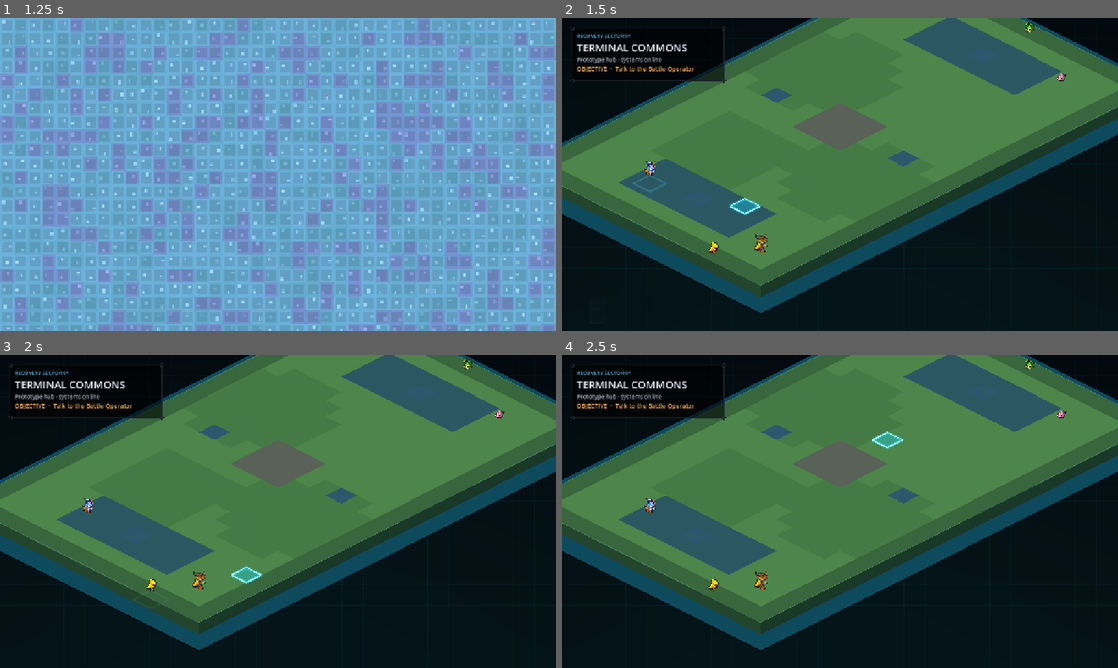
Above: before the commit, frames 1-4 (two rows, left to right).
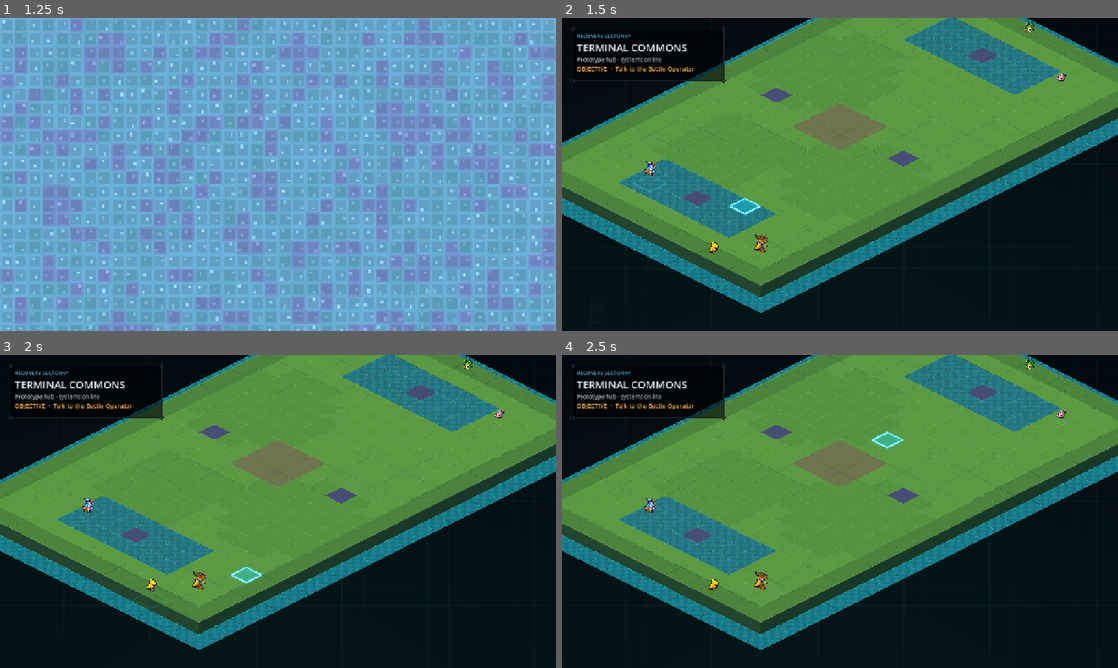
Above: after the commit, the same moments.

Repository: EwertonMendes/DigiGame
Game: Godot game, scene res://scenes/world/hub.tscn
Two runs of this game, one before a commit and one after it. Both use one fixed random seed, a clock stepped at 60 frames per second and the inputs below.
Inputs (mouse positions are in pixels of both pictures, inside the frame that each line leads up to):
- Up to frame 1 (1.25 s): tap Enter (ui_accept) at 0.5, 0.77 s; move the mouse to (400, 158) at 0.52 s; hold Right (ui_right) from 0.53 s (still down); tap Mouse wheel down (wheel_down) at 0.6 s; click (400, 158) at 0.67 s
- Up to frame 2 (1.5 s): release Right (ui_right) at 1.25 s; drag from (728, 190) to (812, 237) at 1.27 s
- Up to frame 3 (2 s): no input
- Up to frame 4 (2.5 s): tap Enter (ui_accept) at 2 s; move the mouse to (895, 442) at 2.02 s; hold Right (ui_right) from 2.03 s (still down); tap Backspace at 2.1 s

Frame 1 is identical in both runs. In frame 2, 32% of the frame differs, in the area x 0-100%, y 0-95%; in frame 3, 32%; in frame 4, 32%.
Error in both runs: Invalid assignment of property or key 'explosiveness_ratio' with value of type 'float' on a base object of type 'CPUParticles2D'. (res://src/battle/DigimonBatt…

Commit message:
fix(web): restore stable battlefield rendering

Diff:
--- a/src/world/DevilsWorkshopField.gd
+++ b/src/world/DevilsWorkshopField.gd
@@ -2,7 +2,6 @@
 class_name DevilsWorkshopField
 
 const ART = preload("res://src/world/DevilsWorkshopArt.gd")
-const SurfaceBatchScript = preload("res://src/world/DevilsWorkshopSurfaceBatch.gd")
 
 const LOWER_LEVEL_OFFSET := 24.0
 const BOARD_SKIRT_DEPTH := 24.0
@@ -27,10 +26,7 @@
 var _transition_tile_index := 0
 var _transition_water_index := 0
 var _transition_water_grids: Array[Vector2i] = []
-var _surface_entries: Array[Dictionary] = []
-var _water_entries: Array[Dictionary] = []
-var _surface_batch: DevilsWorkshopSurfaceBatch = null
-var _water_batch: DevilsWorkshopSurfaceBatch = null
+var _transition_water_root: Node2D = null
 
 
 func _ready() -> void:
@@ -48,13 +44,14 @@
 	_transition_tile_index = 0
 	_transition_water_index = 0
 	_transition_water_grids.clear()
-	_surface_entries.clear()
-	_water_entries.clear()
 	_map_center = _grid_to_raw(Vector2((GRID_SIZE_X - 1) * 0.5, (GRID_SIZE_Y - 1) * 0.5))
 	_create_board_foundation()
 	_create_hover_indicator()
 	tile_map_data.clear()
-	_create_surface_batches()
+
+	_transition_water_root = Node2D.new()
+	_transition_water_root.name = "PerimeterWater"
+	add_child(_transition_water_root)
 
 	for x in range(-1, GRID_SIZE_X + 1):
 		_transition_water_grids.append(Vector2i(x, -1))
@@ -64,7 +61,7 @@
 		_transition_water_grids.append(Vector2i(GRID_SIZE_X, y))
 
 
-func prepare_transition_chunk(max_items: int = 40) -> bool:
+func prepare_transition_chunk(max_items: int = 20) -> bool:
 	if _transition_prepared:
 		return true
 	begin_transition_preparation()
@@ -80,13 +77,11 @@
 		processed += 1
 
 	while _transition_tile_index >= tile_count and _transition_water_index < _transition_water_grids.size() and processed < budget:
-		_add_water_entry(_transition_water_grids[_transition_water_index])
+		_add_water_tile(_transition_water_root, _transition_water_grids[_transition_water_index])
 		_transition_water_index += 1
 		processed += 1
 
 	if _transition_tile_index >= tile_count and _transition_water_index >= _transition_water_grids.size():
-		_surface_batch.set_entries(_surface_entries)
-		_water_batch.set_entries(_water_entries)
 		selectedTile = Vector2i(grid_to_world(Vector2i(GRID_SIZE_X / 2, GRID_SIZE_Y / 2)))
 		_transition_prepared = true
 		return true
@@ -101,43 +96,35 @@
 		pass
 
 
-func _create_surface_batches() -> void:
-	if _water_batch == null:
-		_water_batch = SurfaceBatchScript.new()
-		_water_batch.name = "PerimeterWaterBatch"
-		_water_batch.z_index = -240
-		add_child(_water_batch)
-	if _surface_batch == null:
-		_surface_batch = SurfaceBatchScript.new()
-		_surface_batch.name = "BattleSurfaceBatch"
-		_surface_batch.z_index = -120
-		add_child(_surface_batch)
+func _generate_terrain() -> void:
+	if _transition_prepared:
+		return
+	_ensure_battlefield_ready()
 
 
 func _add_battle_tile(grid: Vector2i) -> void:
+	var x := grid.x
+	var y := grid.y
 	var world_position := grid_to_world(grid)
 	var presentation := _battle_surface(grid)
 	tile_map_data[grid] = {
 		"type": String(presentation["name"]),
 		"world_position": world_position,
 	}
-	_surface_entries.append({
-		"position": world_position,
-		"texture": presentation["texture"],
-		"base_color": presentation["base_color"],
-		"detail_tint": presentation["detail_tint"],
-		"detail_alpha": presentation["detail_alpha"],
-	})
-
-
-func _add_water_entry(grid: Vector2i) -> void:
-	_water_entries.append({
-		"position": grid_to_world(grid) + Vector2(0.0, LOWER_LEVEL_OFFSET),
-		"texture": ART.WATER_BLOCK,
-		"base_color": WATER_BASE,
-		"detail_tint": WATER_DETAIL,
-		"detail_alpha": 0.64,
-	})
+
+	# Keep the exact renderer that was already proven in Web/GL Compatibility.
+	# Preparation is spread over frames, but each tile still uses the same
+	# Polygon2D + textured top-face implementation as master.
+	var tile := ART.create_surface_tile(
+		presentation["texture"],
+		world_position,
+		-120 + x + y,
+		presentation["base_color"],
+		presentation["detail_tint"],
+		float(presentation["detail_alpha"])
+	)
+	tile.name = "%s_%02d_%02d" % [String(presentation["name"]), x, y]
+	add_child(tile)
 
 
 func _battle_surface(grid: Vector2i) -> Dictionary:
@@ -151,8 +138,6 @@
 		}
 
 	if _is_staging_terrace(grid):
-		# The more detailed blue source face reads as a digital deployment deck
-		# while remaining a normal walkable tile mechanically.
 		return {
 			"name": "route",
 			"texture": ART.WATER_BLOCK,
@@ -189,8 +174,6 @@
 
 
 func _grass_base_for(grid: Vector2i) -> Color:
-	# Large, subtle authored patches break up the single-color carpet without
-	# turning the battlefield back into noisy procedural terrain.
 	var patch_a_dx := grid.x - 3
 	var patch_a_dy := grid.y - 9
 	var patch_b_dx := grid.x - 11
@@ -204,8 +187,6 @@
 
 
 func _is_staging_terrace(grid: Vector2i) -> bool:
-	# Compact deployment plazas leave much more natural grass visible than the
-	# first pass's large mustard rectangles.
 	var north_deck := grid.y >= 2 and grid.y <= 4 and grid.x >= 4 and grid.x <= 10
 	var south_deck := grid.y >= GRID_SIZE_Y - 5 and grid.y <= GRID_SIZE_Y - 3 and grid.x >= 4 and grid.x <= 10
 	return north_deck or south_deck
@@ -227,23 +208,31 @@
 
 
 func _build_perimeter_water() -> void:
-	_create_surface_batches()
-	_water_entries.clear()
+	var water := Node2D.new()
+	water.name = "PerimeterWater"
+	add_child(water)
 	for x in range(-1, GRID_SIZE_X + 1):
-		_add_water_entry(Vector2i(x, -1))
-		_add_water_entry(Vector2i(x, GRID_SIZE_Y))
+		_add_water_tile(water, Vector2i(x, -1))
+		_add_water_tile(water, Vector2i(x, GRID_SIZE_Y))
 	for y in range(GRID_SIZE_Y):
-		_add_water_entry(Vector2i(-1, y))
-		_add_water_entry(Vector2i(GRID_SIZE_X, y))
-	_water_batch.set_entries(_water_entries)
-
-
-func _add_water_tile(_parent: Node2D, grid: Vector2i) -> void:
-	# Compatibility shim for any inherited/debug helper still calling the old
-	# per-node water API. Runtime rendering is batched by _water_batch.
-	_add_water_entry(grid)
-	if _water_batch != null:
-		_water_batch.set_entries(_water_entries)
+		_add_water_tile(water, Vector2i(-1, y))
+		_add_water_tile(water, Vector2i(GRID_SIZE_X, y))
+
+
+func _add_water_tile(parent: Node2D, grid: Vector2i) -> void:
+	if parent == null:
+		return
+	var top_center := grid_to_world(grid) + Vector2(0.0, LOWER_LEVEL_OFFSET)
+	var tile := ART.create_surface_tile(
+		ART.WATER_BLOCK,
+		top_center,
+		-240 + grid.x + grid.y,
+		WATER_BASE,
+		WATER_DETAIL,
+		0.64
+	)
+	tile.name = "Water_%02d_%02d" % [grid.x, grid.y]
+	parent.add_child(tile)
 
 
 func _create_board_foundation() -> void:
@@ -275,8 +264,6 @@
 	right_face.z_index = -175
 	add_child(right_face)
 
-	# A continuous top underlay hides any rasterization crack underneath the
-	# exact 64x32 surface diamonds at every supported camera zoom.
 	var underlay := Polygon2D.new()
 	underlay.name = "BoardUnderlay"
 	underlay.polygon = outline
